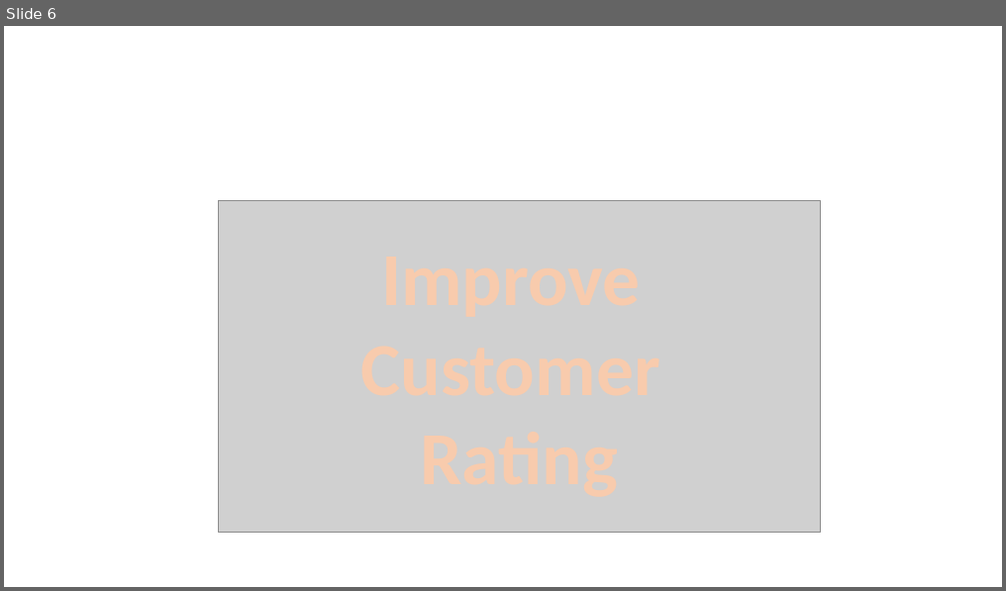
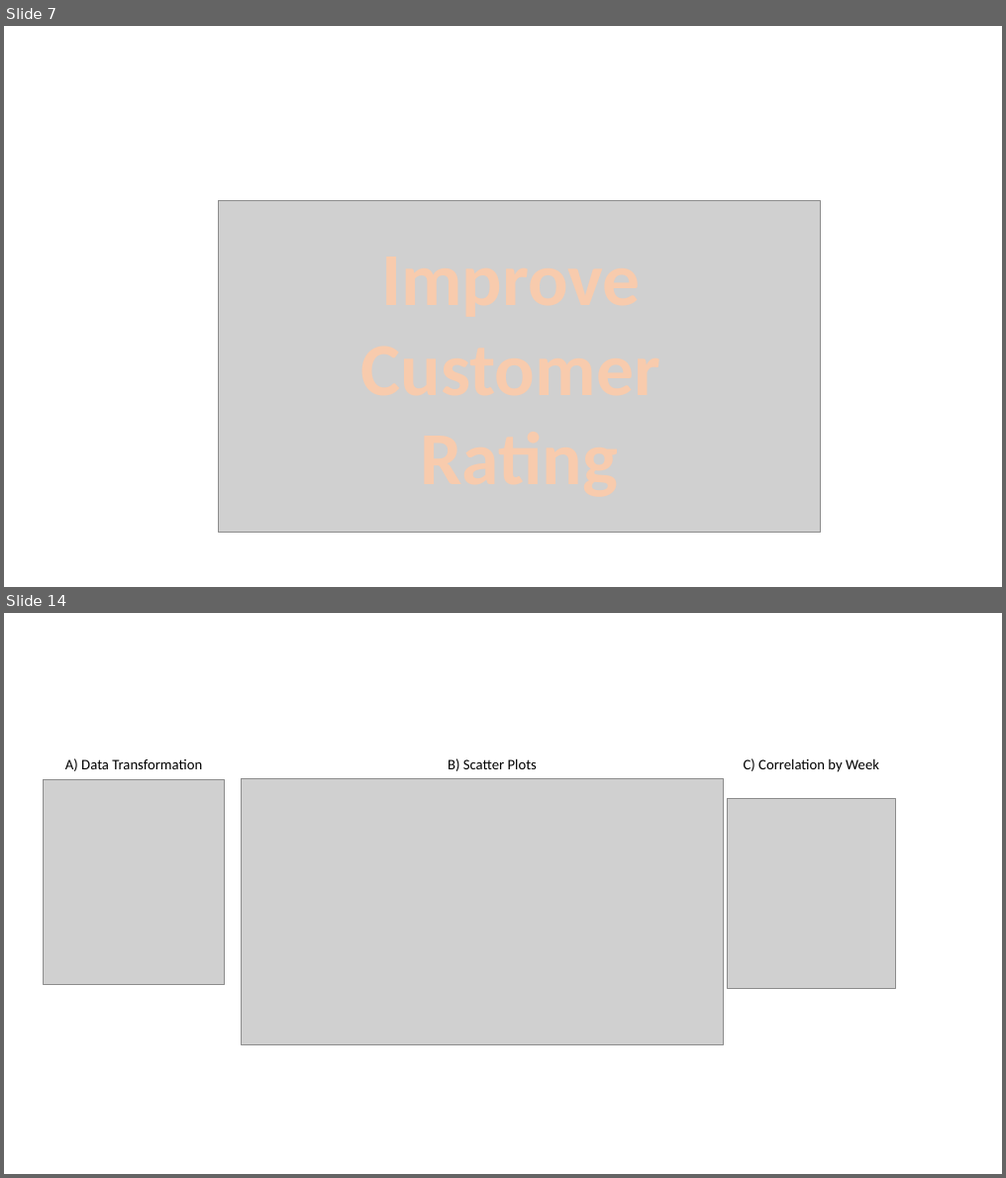
Before and after one commit to kevinclee26/BCS_Dashboard, a slide deck: image/medium.pptx. Shown one above the other, each under a label of ours: slide 6 before the commit, slides 7 and 14 after it; the slides between them are not shown. The pictures are 1006x591 and 1006x1178 pixels, drawn with LibreOffice and Linux fonts; fonts in the diff are those of the drawing; grey boxes stand for pictures. Boxes give left, top, right and bottom in pixels: in the first picture for what was removed or moved away, otherwise in the second. Text is boxed around its words. In the diff, an @@ line names an element or a change of style, - is before the commit and + after.

```diff
--- a/image/medium.pptx
+++ b/image/medium.pptx
@@ slide 14 added at box(4, 613, 1002, 1174), background #FFFFFF @@
@@ text added at box(65, 759, 202, 771), 14 pt, text #000000 @@
+A) Data Transformation
@@ text added at box(448, 759, 537, 771), 14 pt, text #000000 @@
+B) Scatter Plots
@@ text added at box(744, 759, 879, 772), 14 pt, text #000000 @@
+C) Correlation by Week
@@ picture added at box(44, 779, 225, 985) @@
@@ picture added at box(242, 778, 724, 1045) @@
@@ picture added at box(727, 799, 896, 988) @@
@@ what was slide 6 is now slide 7 @@
```
Also in this commit, not shown: 8 other slides added, 35 other files.
